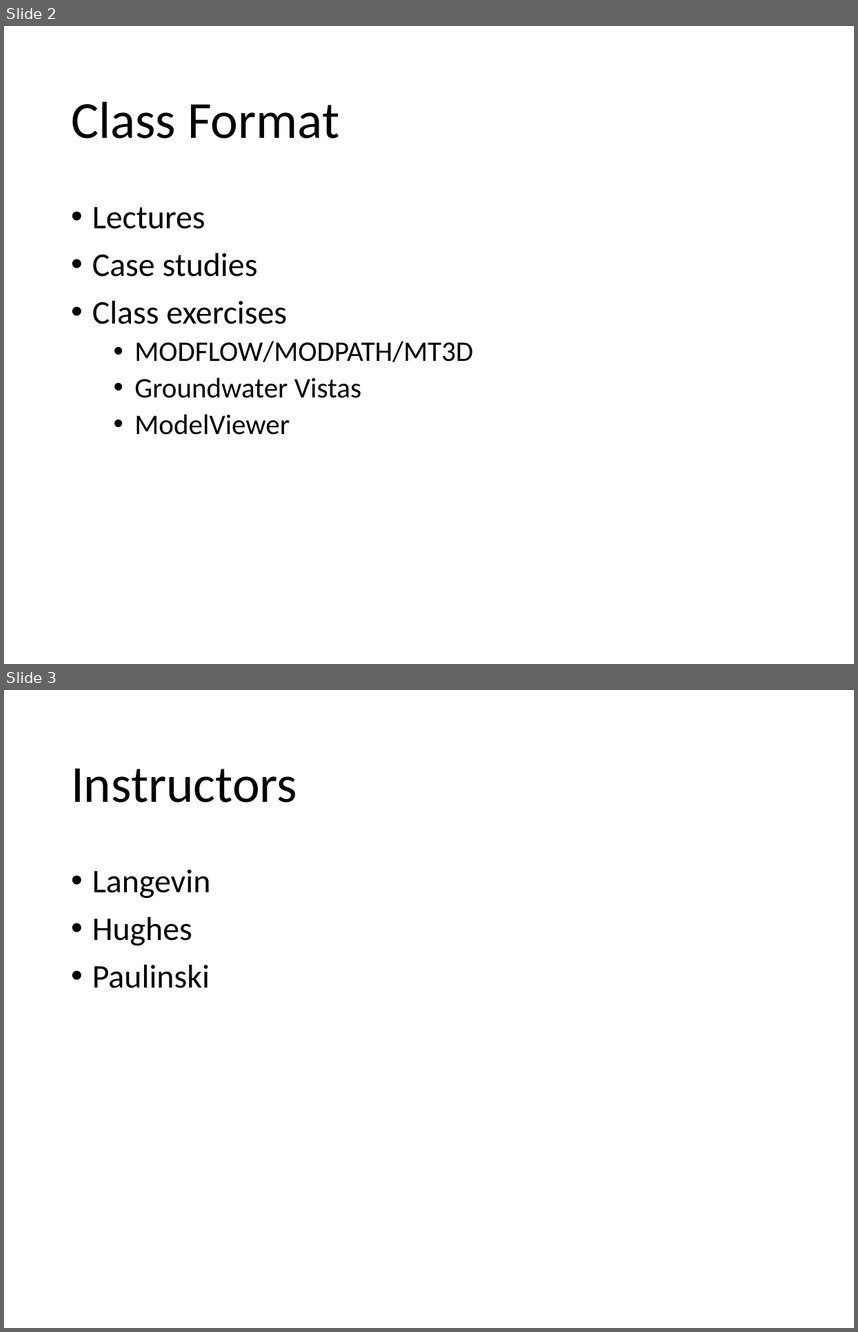
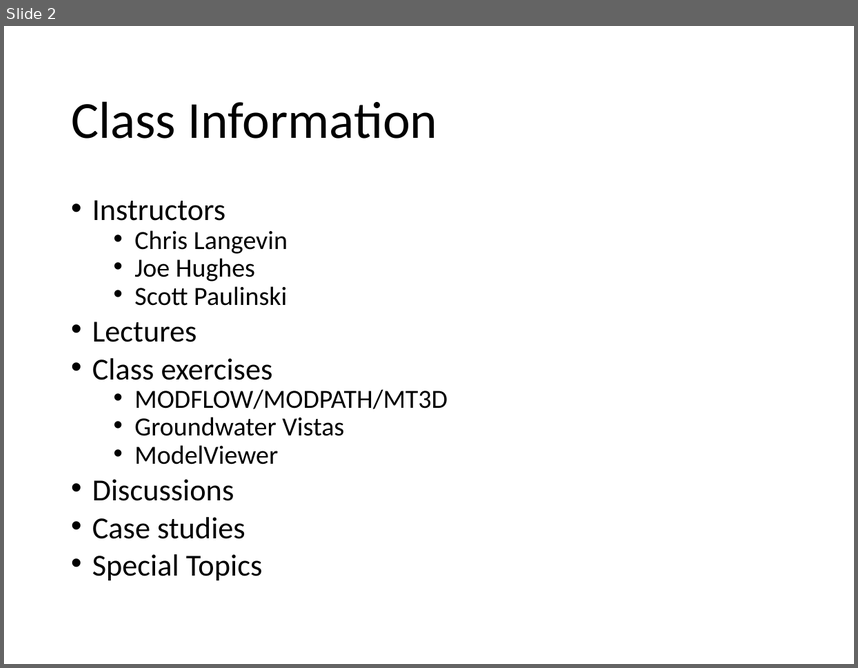
Before and after one commit to behroozetebari/navy2018_classrepo, a slide deck: presentations/Lecture00_Class_Introduction.pptx. Shown one above the other, each under a label of ours: slides 2 and 3 before the commit, slide 2 after it. The pictures are 858x1332 and 858x668 pixels, drawn with LibreOffice and Linux fonts; fonts in the diff are those of the drawing. Boxes give left, top, right and bottom in pixels: in the first picture for what was removed or moved away, otherwise in the second. Text is boxed around its words. In the diff, an @@ line names an element or a change of style, - is before the commit and + after.

Commit message:
Updated the class introduction presentation

```diff
--- a/presentations/Lecture00_Class_Introduction.pptx
+++ b/presentations/Lecture00_Class_Introduction.pptx
@@ slide 3 removed at <box>4,690,854,1328</box>, background #FFFFFF @@
@@ title removed at <box>71,768,297,802</box> @@
-Instructors
@@ text removed at <box>92,869,211,988</box> @@
-• Langevin
-• Hughes
-• Paulinski
@@ slide 2 changed as well @@
@@ title at <box>71,101,437,138</box>: text changed @@
-Class Format
+Class Information
@@ text at <box>92,200,288,305</box>: paragraphs added @@
+• Instructors
+  • Chris Langevin
+  • Joe Hughes
+  • Scott Paulinski
@@ text at <box>92,252,258,276</box>: paragraph removed @@
-• Case studies
@@ text at <box>92,321,448,464</box>: size 28 to 25.9 pt in "Lectures", "Class exercises"; size 24 to 22.2 pt in "MODFLOW/MODPATH/MT3D", "Groundwater Vistas", "ModelViewer"; line spacing 0.9 to 0.7 @@
@@ text at <box>92,479,263,580</box>: paragraphs added @@
+• Discussions
+• Case studies
+• Special Topics
```
Also in this commit, not shown: 1 other slide changed, 6 slides added, 1 other slide removed.
